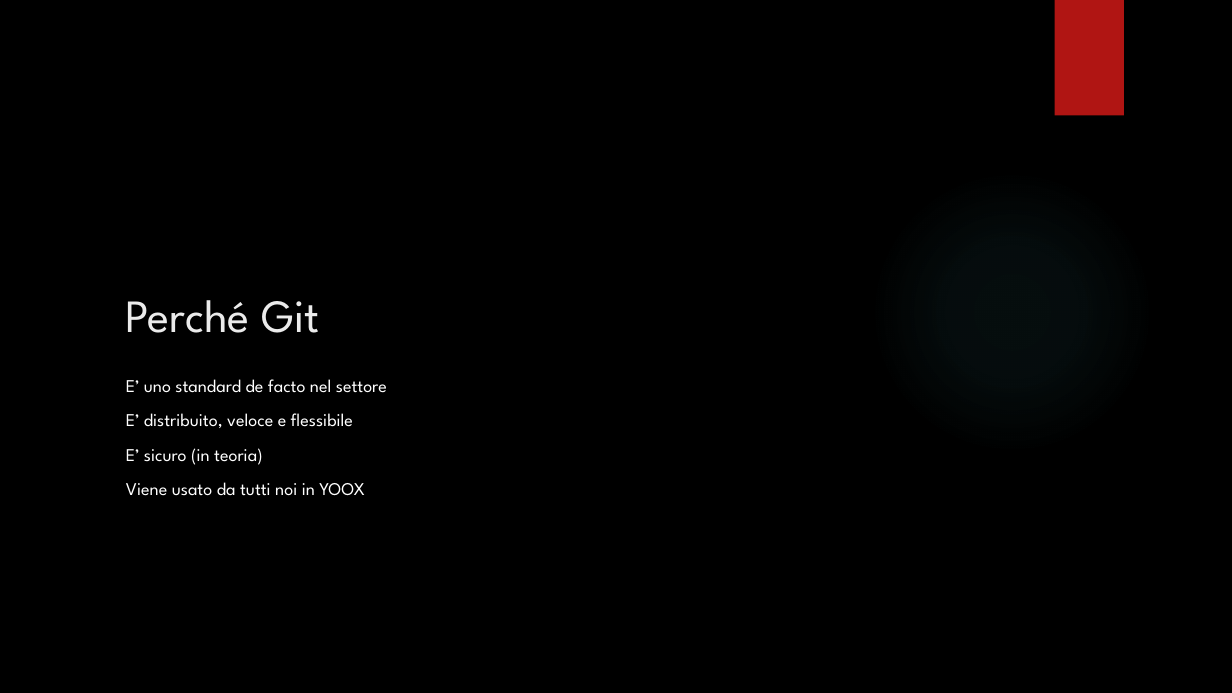
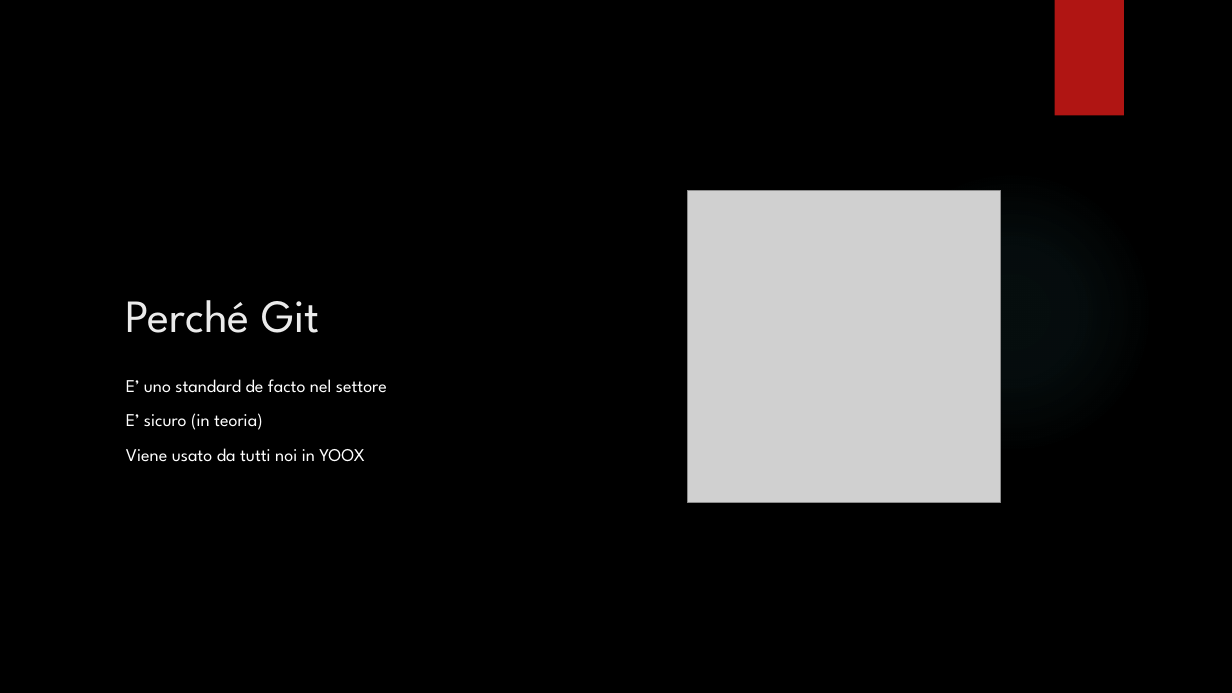
Before and after one commit to giuliocaccin/git-lo-stupido, a slide deck: slide 5 of Git.pptx. Drawn at 1232x693 pixels with LibreOffice and Linux fonts; fonts in the diff are those of the drawing; grey boxes stand for pictures; background and template pictures are left out. Boxes give left, top, right and bottom in pixels: in the first picture for what was removed or moved away, otherwise in the second. Text is boxed around its words. In the diff, an @@ line names an element or a change of style, - is before the commit and + after.

```diff
--- a/Git.pptx
+++ b/Git.pptx
@@ picture added at [688,190,1001,504] @@
@@ text at [126,413,353,428]: paragraph removed @@
-E’ distribuito, veloce e flessibile
```
Also in this commit, not shown: 11 other slides changed, 21 slides added, 1 slide removed, 12 other files.
